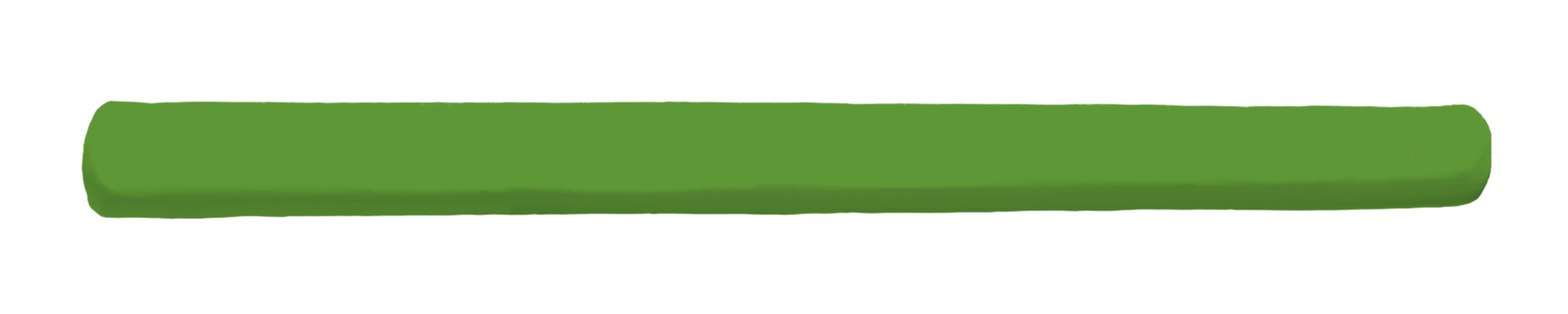
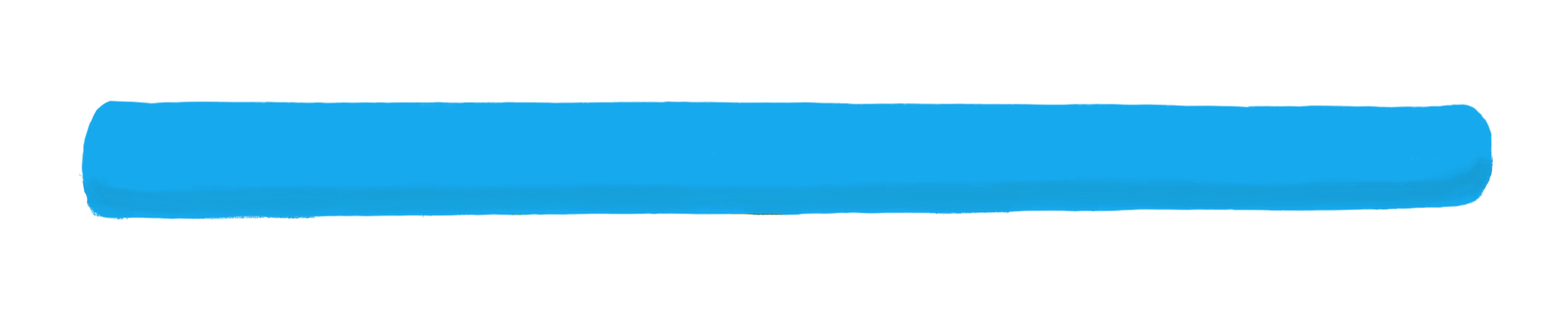
The second 1568px x 314px image is a revision of the first. Changes to its layers:
hid "Capa de píxeles" (1st of 3), moved it above "Layer 4", painted on it over (80, 100, 1493, 221)
added layer "Capa de píxeles" (2nd of 3) above "Capa de vector" over (78, 100, 1494, 221)
